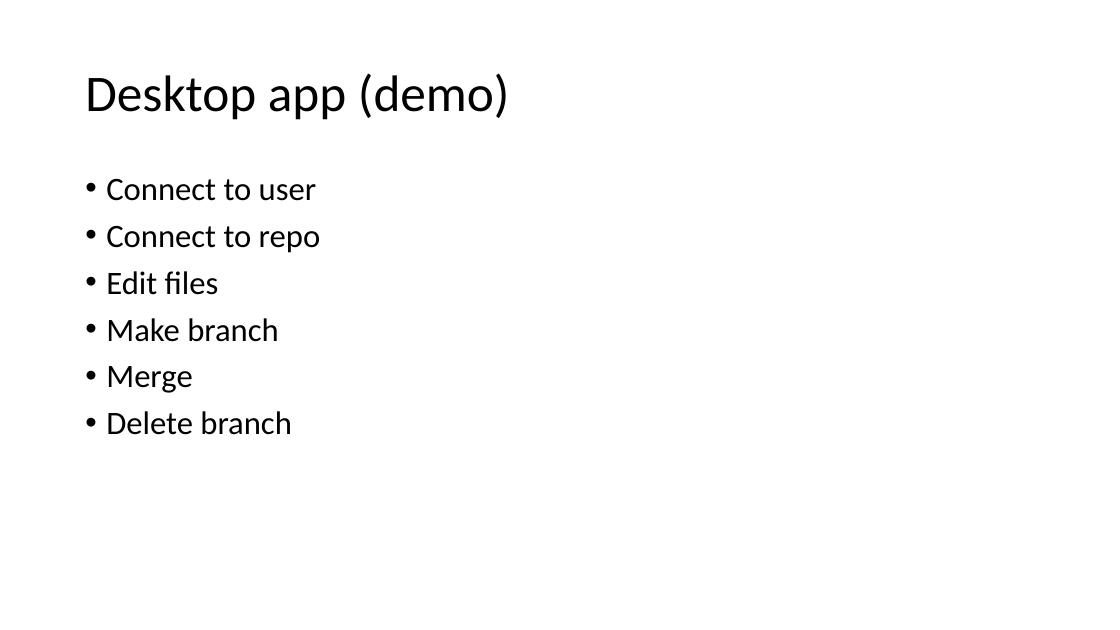
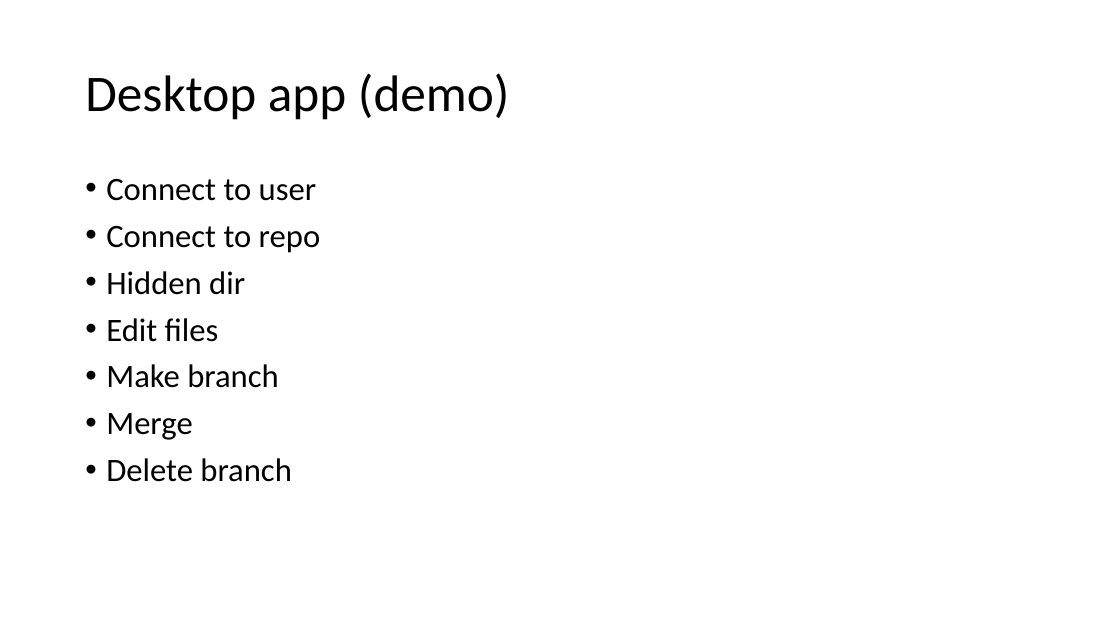
Before and after one commit to ToreAndreAsheim/tech-thursday, a slide deck: slide 12 of 2020-09-03 Git og Github/Git.pptx. Drawn at 1120x630 pixels with LibreOffice and Linux fonts; fonts in the diff are those of the drawing. Boxes give left, top, right and bottom in pixels: in the first picture for what was removed or moved away, otherwise in the second. Text is boxed around its words. In the diff, an @@ line names an element or a change of style, - is before the commit and + after.

```diff
--- a/2020-09-03 Git og Github/Git.pptx
+++ b/2020-09-03 Git og Github/Git.pptx
@@ text at <box>106,271,245,295</box>: paragraph added @@
+• Hidden dir
```
Also in this commit, not shown: 1 other file.
